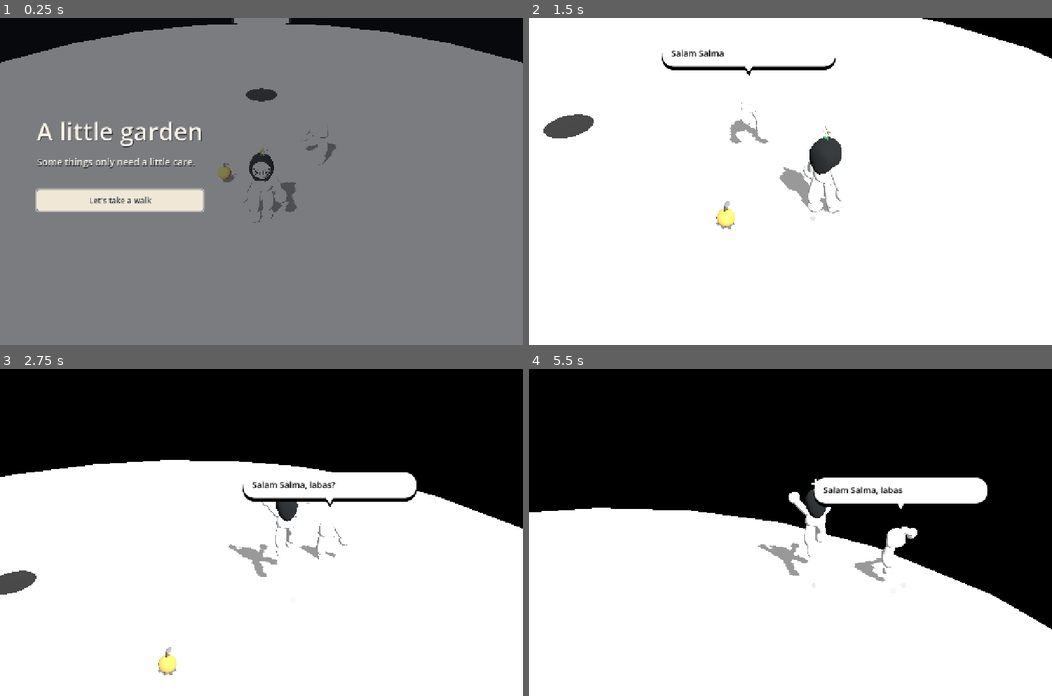
Above: before the commit, frames 1-4 (two rows, left to right).
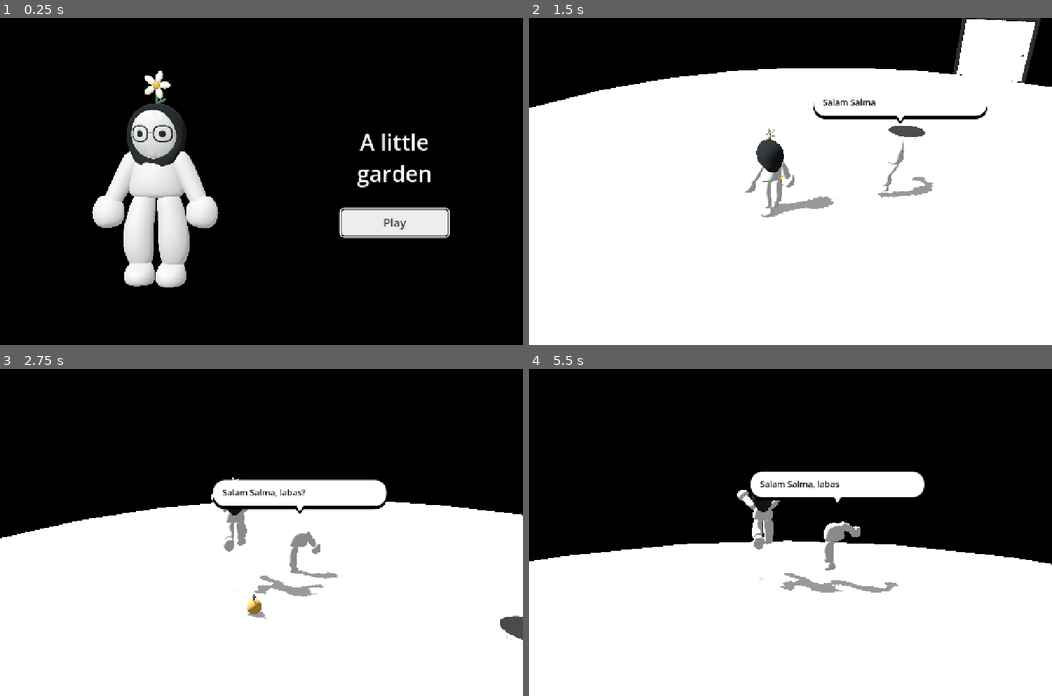
Above: after the commit, the same moments.

Repository: DancingPumpkin65/little-garden
Game: Godot game, scene res://main.tscn
Same seed, same stepped clock (60 frames per second), same inputs: the game is played once before the commit and once after it.
Inputs (mouse positions are in pixels of both pictures, inside the frame that each line leads up to):
- Up to frame 1 (0.25 s): no input
- Up to frame 2 (1.5 s): click "Let's take a walk" (after the commit: "Play") at 0.5 s; tap Enter at 1.25 s; move the mouse to (816, 181) at 1.27 s; hold W from 1.28 s (still down); tap E at 1.35 s; click (816, 181) at 1.42 s
- Up to frame 3 (2.75 s): keep holding W; tap Space at 1.52, 2.27 s; move the mouse to (235, 532) at 2.02 s; tap R at 2.1 s; click (235, 532) at 2.17 s
- Up to frame 4 (5.5 s): keep holding W; move the mouse to (800, 525) at 2.77 s; hold Shift 2.78-3.53 s; click (800, 525) at 2.92 s; move the mouse to (785, 539) at 3.52 s; tap E at 3.6 s; click (785, 539) at 3.67 s; tap Space at 3.77, 4.52, 5.27 s; move the mouse to (827, 535) at 4.27 s; tap R at 4.35 s; click (827, 535) at 4.42 s; move the mouse to (748, 529) at 5.02 s; tap Shift at 5.1 s; click (748, 529) at 5.17 s

The runs differ from the first frame. In frame 1, 94% of the frame differs, in the area x 0-100%, y 0-100%; in frame 2, 20%; in frame 3, 13%; in frame 4, 14%.

Commit message:
Build a floating-character entrance and fix button hover contrast

Diff:
--- a/scripts/interface.gd
+++ b/scripts/interface.gd
@@ -7,6 +7,7 @@
 signal restarted
 signal mute_changed(muted: bool)
 var title_screen := Control.new()
+var play_button: Button
 var pause_screen := Control.new()
 var objective: Label
 var dialogue: Label
@@ -37,14 +38,29 @@
 	node.custom_minimum_size = Vector2(240, 52)
 	node.add_theme_font_size_override("font_size", 19)
 	var normal := StyleBoxFlat.new()
-	normal.bg_color = Color("f0e7d7")
+	normal.bg_color = Color("ededed")
 	normal.corner_radius_top_left = 8
 	normal.corner_radius_top_right = 8
 	normal.corner_radius_bottom_left = 8
 	normal.corner_radius_bottom_right = 8
 	node.add_theme_stylebox_override("normal", normal)
-	for state in ["font_color", "font_focus_color", "font_hover_color", "font_pressed_color"]:
+	for state in ["hover", "pressed", "hover_pressed", "disabled"]:
+		var style := normal.duplicate() as StyleBoxFlat
+		style.bg_color = Color("ffffff") if state=="hover" else Color("c9c9c9")
+		node.add_theme_stylebox_override(state,style)
+	var focus := StyleBoxFlat.new()
+	focus.bg_color = Color.TRANSPARENT
+	focus.set_border_width_all(3)
+	focus.border_color = Color.WHITE
+	focus.expand_margin_left = 5
+	focus.expand_margin_right = 5
+	focus.expand_margin_top = 5
+	focus.expand_margin_bottom = 5
+	focus.set_corner_radius_all(10)
+	node.add_theme_stylebox_override("focus",focus)
+	for state in ["font_color", "font_focus_color", "font_hover_color", "font_pressed_color", "font_hover_pressed_color", "font_disabled_color"]:
 		node.add_theme_color_override(state, Color("323746"))
+	node.mouse_default_cursor_shape = Control.CURSOR_POINTING_HAND
 	node.pressed.connect(callback)
 	return node
 
@@ -105,21 +121,37 @@
 	root.add_child(title_screen)
 	title_screen.set_anchors_and_offsets_preset(Control.PRESET_FULL_RECT)
 	var panel := ColorRect.new()
-	panel.color = Color(0.055, 0.065, 0.085, 0.55)
+	panel.color = Color.BLACK
 	panel.set_anchors_and_offsets_preset(Control.PRESET_FULL_RECT)
 	title_screen.add_child(panel)
+	var preview := GardenTitleCharacter.new()
+	preview.name = "Floating character"
+	preview.anchor_left = 0.04
+	preview.anchor_right = 0.56
+	preview.anchor_top = 0.06
+	preview.anchor_bottom = 0.94
+	title_screen.add_child(preview)
+	var right := CenterContainer.new()
+	right.anchor_left = 0.57
+	right.anchor_right = 0.94
+	right.anchor_top = 0.12
+	right.anchor_bottom = 0.88
+	title_screen.add_child(right)
 	var column := VBoxContainer.new()
-	column.position = Vector2(90, 235)
 	column.add_theme_constant_override("separation", 18)
-	title_screen.add_child(column)
-	column.add_child(label("A little garden", 60))
-	column.add_child(label("Some things only need a little care.", 23))
+	right.add_child(column)
+	var heading := label("A little\ngarden", 54, Color.WHITE)
+	heading.horizontal_alignment = HORIZONTAL_ALIGNMENT_CENTER
+	column.add_child(heading)
 	var spacer := Control.new()
 	spacer.custom_minimum_size.y = 16
 	column.add_child(spacer)
-	var start := button("Let's take a walk", func(): begin.emit())
-	column.add_child(start)
-	start.grab_focus()
+	play_button = button("Play", func(): begin.emit())
+	play_button.custom_minimum_size = Vector2(260,64)
+	play_button.add_theme_font_size_override("font_size",28)
+	column.add_child(play_button)
+	play_button.grab_focus()
+	title_screen.visibility_changed.connect(func(): preview.set_process(title_screen.visible))
 	root.add_child(pause_screen)
 	pause_screen.set_anchors_and_offsets_preset(Control.PRESET_FULL_RECT)
 	var shade := ColorRect.new()
--- /dev/null
+++ b/scripts/title_character.gd
@@ -0,0 +1,51 @@
+class_name GardenTitleCharacter
+extends SubViewportContainer
+
+var actor := GardenCharacter.new()
+var clock := 0.0
+
+func _ready() -> void:
+ mouse_filter = Control.MOUSE_FILTER_IGNORE
+ stretch = true
+ var viewport := SubViewport.new()
+ viewport.own_world_3d = true
+ viewport.transparent_bg = true
+ viewport.size = Vector2i(640,800)
+ viewport.render_target_update_mode = SubViewport.UPDATE_ALWAYS
+ add_child(viewport)
+ visibility_changed.connect(func(): viewport.render_target_update_mode = SubViewport.UPDATE_ALWAYS if is_visible_in_tree() else SubViewport.UPDATE_DISABLED)
+ var scene := Node3D.new()
+ viewport.add_child(scene)
+ scene.add_child(actor)
+ actor.set_physics_process(false)
+ var environment := WorldEnvironment.new()
+ environment.environment = Environment.new()
+ environment.environment.background_mode = Environment.BG_COLOR
+ environment.environment.background_color = Color.BLACK
+ environment.environment.ambient_light_source = Environment.AMBIENT_SOURCE_COLOR
+ environment.environment.ambient_light_color = Color.WHITE
+ environment.environment.ambient_light_energy = 0.45
+ scene.add_child(environment)
+ var light := DirectionalLight3D.new()
+ light.rotation_degrees = Vector3(-35,-25,0)
+ light.light_energy = 0.75
+ scene.add_child(light)
+ var camera := Camera3D.new()
+ camera.projection = Camera3D.PROJECTION_ORTHOGONAL
+ camera.size = 3.8
+ camera.position = Vector3(0,1.6,7)
+ scene.add_child(camera)
+ camera.look_at(Vector3(0,1.45,0))
+ camera.current = true
+
+func _process(delta: float) -> void:
+ if not is_visible_in_tree(): return
+ clock += delta
+ actor.animate_pose(1,0,true)
+ actor.visual.position.y = 0.08+sin(clock*1.4)*0.065
+ actor.visual.rotation.y = -0.25+sin(clock*0.35)*0.18
+ actor.left_leg.rotation.x = -0.12
+ actor.right_leg.rotation.x = 0.05
+ actor.knees[0].rotation.x = 0.25
+ actor.knees[1].rotation.x = 0.14
+ actor.apply_joint_poses()
--- /dev/null
+++ b/tests/title_menu.gd
@@ -0,0 +1,43 @@
+extends SceneTree
+
+func _initialize() -> void:
+ run.call_deferred()
+
+func run() -> void:
+ var game = load("res://main.tscn").instantiate()
+ root.add_child(game)
+ var hud: GardenInterface = game.hud
+ var preview := hud.title_screen.get_node("Floating character") as GardenTitleCharacter
+ for i in range(12): await process_frame
+ assert(game.stage==game.Stage.TITLE and preview.actor.imported_skeleton!=null)
+ var before := preview.actor.visual.position.y
+ for i in range(15): await process_frame
+ assert(not is_equal_approx(before,preview.actor.visual.position.y),"title character floats")
+ for state in ["normal","hover","pressed","hover_pressed"]:
+  var style := hud.play_button.get_theme_stylebox(state) as StyleBoxFlat
+  assert(style.bg_color.get_luminance()>.5,"all button surfaces stay light")
+ for state in ["font_color","font_hover_color","font_pressed_color","font_focus_color","font_hover_pressed_color"]:
+  assert(hud.play_button.get_theme_color(state).srgb_to_linear().get_luminance()<.1,"button text stays dark")
+ if DisplayServer.get_name()!="headless":
+  DirAccess.make_dir_recursive_absolute("res://artifacts/title-review")
+  for dimensions in [Vector2i(1280,800),Vector2i(960,600),Vector2i(1600,900)]:
+   root.size = dimensions
+   for i in range(4): await process_frame
+   await RenderingServer.frame_post_draw
+   root.get_texture().get_image().save_png("res://artifacts/title-review/menu-%dx%d.png"%[dimensions.x,dimensions.y])
+  var motion := InputEventMouseMotion.new()
+  motion.position = hud.play_button.get_global_rect().get_center()
+  root.push_input(motion,true)
+  for i in range(4): await process_frame
+  assert(hud.play_button.is_hovered(),"pointer reaches the visible Play button")
+  await RenderingServer.frame_post_draw
+  root.get_texture().get_image().save_png("res://artifacts/title-review/menu-hover.png")
+ assert(hud.play_button.has_focus(),"Play is reachable immediately by keyboard")
+ hud.play_button.pressed.emit()
+ for i in range(3): await process_frame
+ assert(game.stage==game.Stage.SEED and not hud.title_screen.visible,"Play enters gameplay")
+ assert(not preview.is_processing(),"hidden title stops animating")
+ assert(preview.get_child(0).render_target_update_mode==SubViewport.UPDATE_DISABLED,"hidden title stops rendering")
+ print("TITLE_MENU_PASS floating preview, button contrast, hover, keyboard focus and Play")
+ game.sound.silence()
+ quit()
Binary file added: docs/reviews/belly-menu/entrance-hover.png
Binary file added: docs/reviews/belly-menu/entrance.png
Not shown, added: scripts/title_character.gd.uid
Not shown, added: tests/dialogue_pacing.gd.uid
